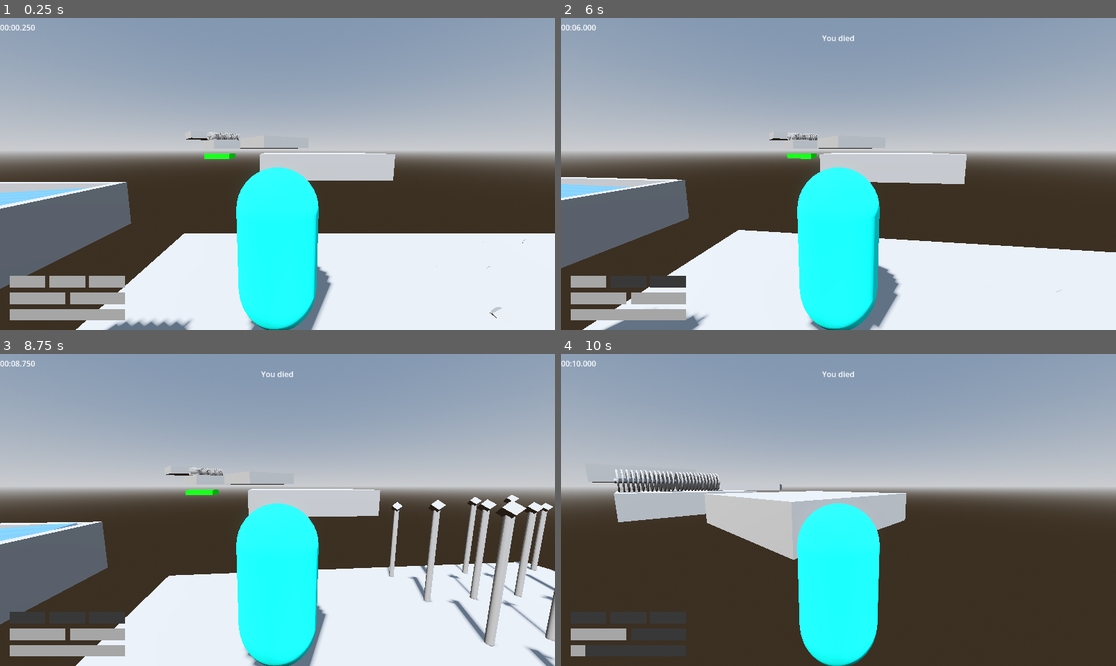
Above: before the commit, frames 1-4 (two rows, left to right).
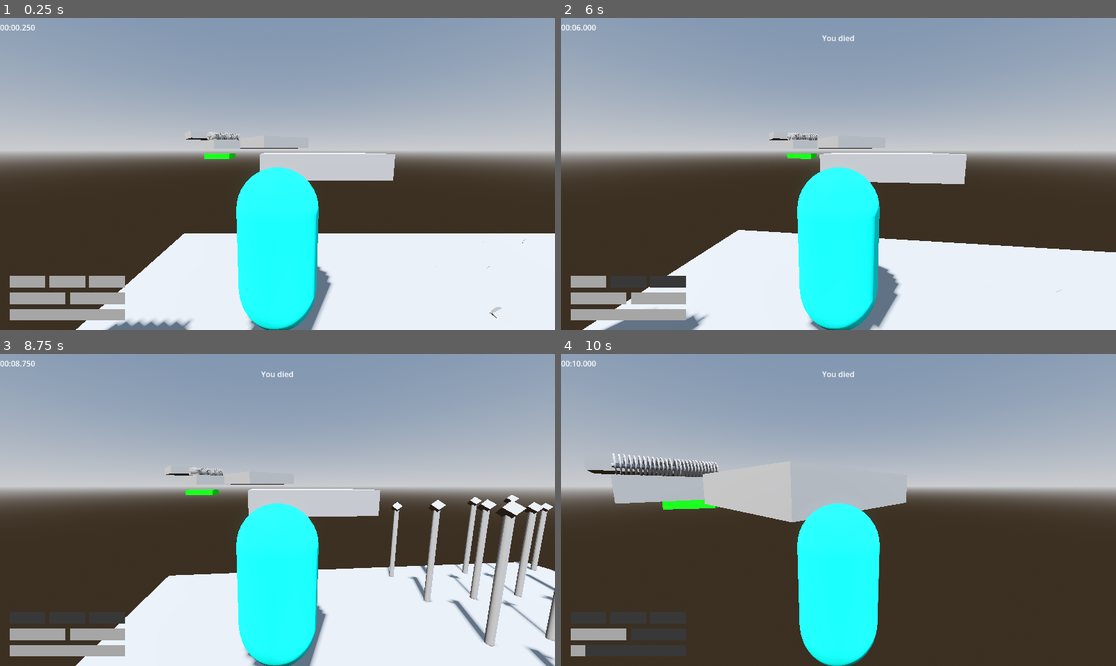
Above: after the commit, the same moments.

Repository: jpvds1/DDJD
Game: Godot game, scene res://scenes/levels/level_1.tscn
Two runs of this game, one before a commit and one after it. Both use one fixed random seed, a clock stepped at 60 frames per second and the inputs below.
Inputs (mouse positions are in pixels of both pictures, inside the frame that each line leads up to):
- Up to frame 1 (0.25 s): no input
- Up to frame 2 (6 s): move the mouse to (866, 174) at 0.52 s; hold W (move_forwards) 0.53-5.78 s; tap Q (dash) every 1.5 s from 0.6 to 5.1 s; tap Space (jump) at 0.77, 1.52, 3.02, 3.77, 4.52 s; move the mouse to (810, 174) at 1.27 s; tap Shift (sprint) every 1.5 s from 1.35 to 5.85 s; move the mouse to (849, 167) at 2.02 s; move the mouse to (832, 180) at 2.77 s; move the mouse to (877, 177) at 3.52 s; move the mouse to (794, 170) at 4.27 s; move the mouse to (844, 174) at 5.02 s; move the mouse to (816, 167) at 5.77 s; hold D (move_right) from 5.78 s (still down)
- Up to frame 3 (8.75 s): tap Space (jump) at 6.02, 6.77, 7.52 s; move the mouse to (305, 510) at 6.52 s; release D (move_right) at 6.53 s; hold W (move_forwards) from 6.53 s (still down); tap Q (dash) at 6.6, 8.1 s; move the mouse to (249, 510) at 7.27 s; tap Shift (sprint) at 7.35 s; move the mouse to (288, 503) at 8.02 s
- Up to frame 4 (10 s): move the mouse to (832, 516) at 8.77 s; release W (move_forwards) at 8.78 s; hold A (move_left) 8.78-9.53 s; tap Shift (sprint) at 8.85 s; tap Space (jump) at 9.02, 9.77 s; move the mouse to (877, 513) at 9.52 s; hold W (move_forwards) from 9.53 s (still down); tap Q (dash) at 9.6 s

The runs differ from the first frame. In frame 1, 5.5% of the frame differs, in the area x 0-24%, y 52-87%; in frame 2, 4.8%; in frame 3, 4.5%; in frame 4, 5.5%.

Commit message:
level_1 cleanup

Diff:
--- a/platformer-game/scenes/levels/level_1.tscn
+++ b/platformer-game/scenes/levels/level_1.tscn
@@ -9,7 +9,6 @@
 [ext_resource type="PackedScene" uid="uid://csjbg210nkp6l" path="res://scenes/building_materials/saw_group.tscn" id="7_oc4kc"]
 [ext_resource type="PackedScene" uid="uid://cyw8iqn0l8uak" path="res://scenes/building_materials/spike_trap.tscn" id="8_s8va5"]
 [ext_resource type="PackedScene" uid="uid://rtexe01uxxw6" path="res://scenes/building_materials/laser.tscn" id="9_dga24"]
-[ext_resource type="Script" uid="uid://dprqqkdppo6hi" path="res://scripts/environment/water.gd" id="10_qxy0u"]
 
 [sub_resource type="ProceduralSkyMaterial" id="ProceduralSkyMaterial_64t6i"]
 sky_horizon_color = Color(0.66224277, 0.6717428, 0.6867428, 1)
@@ -23,12 +22,6 @@
 sky = SubResource("Sky_h2s0c")
 tonemap_mode = 2
 glow_enabled = true
-
-[sub_resource type="StandardMaterial3D" id="StandardMaterial3D_excbq"]
-transparency = 1
-albedo_color = Color(0, 0.75, 1, 0.45490196)
-metallic = 0.2
-roughness = 0.1
 
 [node name="Empty Level" type="Node3D" unique_id=216242194]
 script = ExtResource("1_sk5k4")
@@ -120,31 +113,6 @@
 [node name="Hitbox" parent="Laser" index="1" unique_id=1352457121]
 transform = Transform3D(1.006, 0, 0, 0, 1.006, 0, 0, 0, 4.75, 0, 0, 0)
 
-[node name="Water" type="Node3D" parent="." unique_id=12596749]
-transform = Transform3D(1, 0, 0, 0, 1, 0, 0, 0, 1, 5.4862623, 0.9764838, 0)
-
-[node name="Pool" type="CSGCombiner3D" parent="Water" unique_id=1329010783]
-
-[node name="Ext_walls" type="CSGBox3D" parent="Water/Pool" unique_id=2141767614]
-transform = Transform3D(1, 0, 0, 0, 1, 0, 0, 0, 1, 0, 0.5, 0)
-size = Vector3(4, 1, 4)
-
-[node name="int_walls" type="CSGBox3D" parent="Water/Pool" unique_id=527409764]
-transform = Transform3D(1, 0, 0, 0, 1, 0, 0, 0, 1, 0, 0.7, 0)
-operation = 2
-size = Vector3(3.6, 1.2, 3.6)
-
-[node name="Water_D" type="CSGBox3D" parent="Water/Pool" unique_id=1222440720]
-transform = Transform3D(1, 0, 0, 0, 1, 0, 0, 0, 1, 0, 0.48, 0)
-size = Vector3(3.5, 0.8, 3.5)
-material = SubResource("StandardMaterial3D_excbq")
-script = ExtResource("10_qxy0u")
-
-[node name="Floor" type="CSGBox3D" parent="Water" unique_id=1074389231]
-transform = Transform3D(1, 0, 0, 0, 1, 0, 0, 0, 1, 0, 0.2, 0)
-use_collision = true
-size = Vector3(3.6, 0.1, 3.6)
-
 [editable path="Killzone"]
 [editable path="Laser"]
 [editable path="Laser/Hitbox/Killzone"]
Renamed: platformer-game/scenes/levels/water.tscn -> platformer-game/scenes/building_materials/water.tscn
Renamed: platformer-game/scenes/levels/water_d.gd -> platformer-game/scripts/systems/water_d.gd
Renamed: platformer-game/scenes/levels/water_d.gd.uid -> platformer-game/scripts/systems/water_d.gd.uid
